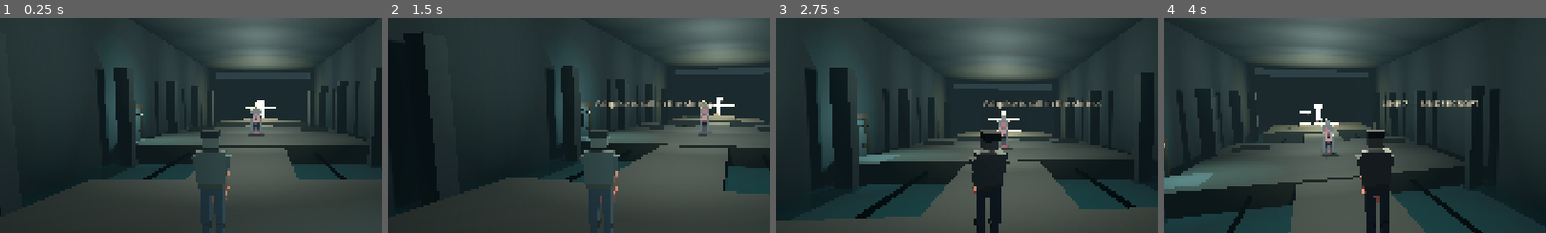
Above: before the commit, frames 1-4 (left to right).
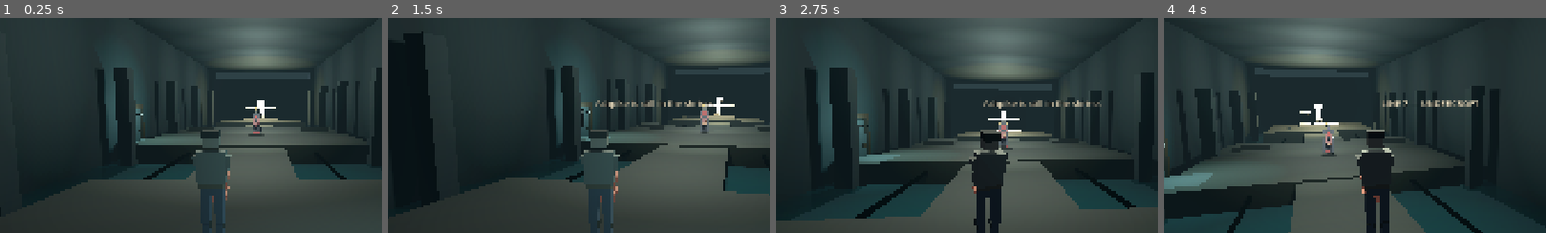
Above: after the commit, the same moments.

Repository: myat93/line7
Game: Godot game, scene res://main.tscn
Same seed, same stepped clock (60 frames per second), same inputs: the game is played once before the commit and once after it.
Inputs (mouse positions are % of the whole screen's width and height, from its top left):
- Up to frame 1 (0.25 s): no input
- Up to frame 2 (1.5 s): tap Enter at 0.5 s; move the mouse to (55, 50) at 0.52 s; hold 1 (bind_ashpike) 0.53-1.28 s; hold W (move_forward) from 0.53 s (still down); click (55, 50) at 0.67 s; tap Space (jump) at 0.77 s; move the mouse to (45, 50) at 1.27 s; tap 2 (bind_fists) at 1.35 s
- Up to frame 3 (2.75 s): keep holding W (move_forward); tap Space (jump) at 1.52 s; move the mouse to (52, 48) at 2.02 s; hold Right mouse button (heavy_attack) from 2.03 s (still down)
- Up to frame 4 (4 s): keep holding W (move_forward); move the mouse to (49, 52) at 2.77 s; release Right mouse button (heavy_attack) at 2.78 s; tap E (interact) at 2.85 s; click (49, 52) at 2.92 s; tap Space (jump) at 3.02, 3.77 s; move the mouse to (57, 51) at 3.52 s; press the mouse at (57, 51) at 3.53 s
The pictures show only the part of the screen within x 15-65%, y 21-71%; the shares and areas given below are measured in that part.

The runs differ from the first frame. In frame 1, 0.2% of the frame differs, in the area x 65-69%, y 39-53%; in frame 2, 0.2%; in frame 3, 0.2%; in frame 4, 0.2%, in the area x 41-46%, y 46-65%.

Commit message:
Wire Herald to official hollow_herald_blockout.glb and drop temp.
Swap hollow_herald.tscn and BLOCKOUT_SCENE onto Jake's official GLB.
Remove herald_blockout.glb and build_herald_blockout.py. Combat clocks,
capsule r=0.48 h=2.35, and swipe/lunge reach stay locked.

Co-authored-by: myat93 <myat93@users.noreply.github.com>

Diff:
--- a/enemies/hollow_herald/hollow_herald.gd
+++ b/enemies/hollow_herald/hollow_herald.gd
@@ -6,7 +6,7 @@
 
 enum Phase { WAIT, APPROACH, SWIPE_WIND, SWIPE, PAUSE, LUNGE_WIND, LUNGE, REST, DEAD }
 
-const BLOCKOUT_SCENE: PackedScene = preload("res://enemies/hollow_herald/herald_blockout.glb")
+const BLOCKOUT_SCENE: PackedScene = preload("res://enemies/hollow_herald/hollow_herald_blockout.glb")
 const POSE_PARTS: PackedStringArray = [
 	"Hips", "Torso", "Head", "Crown",
 	"L_UpperArm", "L_Forearm", "L_Fist",
--- a/enemies/hollow_herald/hollow_herald.tscn
+++ b/enemies/hollow_herald/hollow_herald.tscn
@@ -3,7 +3,7 @@
 [ext_resource type="Script" path="res://enemies/hollow_herald/hollow_herald.gd" id="1_hh"]
 [ext_resource type="Script" path="res://core/hitbox.gd" id="2_hit"]
 [ext_resource type="Script" path="res://core/hurtbox.gd" id="3_hurt"]
-[ext_resource type="PackedScene" path="res://enemies/hollow_herald/herald_blockout.glb" id="4_blockout"]
+[ext_resource type="PackedScene" path="res://enemies/hollow_herald/hollow_herald_blockout.glb" id="4_blockout"]
 
 [sub_resource type="CapsuleShape3D" id="CapsuleShape3D_body"]
 radius = 0.48
--- a/tools/slice_check.gd
+++ b/tools/slice_check.gd
@@ -27,8 +27,6 @@
 		"res://characters/he/build_he_blockout.py",
 		"res://enemies/hollow_herald/hollow_herald.tscn",
 		"res://enemies/hollow_herald/hollow_herald.gd",
-		"res://enemies/hollow_herald/herald_blockout.glb",
-		"res://enemies/hollow_herald/build_herald_blockout.py",
 		"res://enemies/hollow_herald/hollow_herald_blockout.glb",
 		"res://enemies/hollow_herald/build_hollow_herald_blockout.py",
 		"res://ruins/line7_undercroft/line7_undercroft.tscn",
@@ -140,8 +138,10 @@
 	if castle_src.contains("CSGBox") or castle_src.contains("CSGCylinder"):
 		failures.append("Guard camp must not be CSG greybox.")
 	var herald_text := FileAccess.get_file_as_string("res://enemies/hollow_herald/hollow_herald.tscn")
-	if not herald_text.contains("herald_blockout.glb"):
-		failures.append("hollow_herald.tscn must instance enemies/hollow_herald/herald_blockout.glb under MeshRoot.")
+	if not herald_text.contains("hollow_herald_blockout.glb"):
+		failures.append("hollow_herald.tscn must instance enemies/hollow_herald/hollow_herald_blockout.glb under MeshRoot.")
+	if herald_text.contains("res://enemies/hollow_herald/herald_blockout.glb"):
+		failures.append("hollow_herald.tscn must not instance the temp herald_blockout.glb.")
 	if not herald_text.contains("CapsuleShape3D"):
 		failures.append("Herald capsule collision/hurtbox must remain.")
 	if herald_text.contains("CapsuleMesh"):
@@ -149,6 +149,10 @@
 	if not herald_text.contains("radius = 0.48") or not herald_text.contains("height = 2.35"):
 		failures.append("Herald body capsule must stay r=0.48 h=2.35.")
 	var herald_script := FileAccess.get_file_as_string("res://enemies/hollow_herald/hollow_herald.gd")
+	if not herald_script.contains("res://enemies/hollow_herald/hollow_herald_blockout.glb"):
+		failures.append("hollow_herald.gd BLOCKOUT_SCENE must preload hollow_herald_blockout.glb.")
+	if herald_script.contains("res://enemies/hollow_herald/herald_blockout.glb"):
+		failures.append("hollow_herald.gd must not preload the temp herald_blockout.glb.")
 	if not herald_script.contains("_place_and_arm(swipe_box, Combat.HERALD_SWIPE_DAMAGE, 2.4, 1.6, 2.2)"):
 		failures.append("Herald swipe reach/width/knock must stay 2.4 / 1.6 / 2.2.")
 	if not herald_script.contains("_place_and_arm(lunge_box, Combat.HERALD_LUNGE_DAMAGE, 1.4, 0.8, 2.6)"):
@@ -157,16 +161,6 @@
 		failures.append("Herald swipe wind/active clocks must stay 1.15 / 0.38.")
 	if not herald_script.contains("_time >= 1.25") or not herald_script.contains("_time >= 0.42"):
 		failures.append("Herald lunge wind/active clocks must stay 1.25 / 0.42.")
-	var herald_glb := load("res://enemies/hollow_herald/herald_blockout.glb") as PackedScene
-	if herald_glb == null:
-		failures.append("herald_blockout.glb did not import as a PackedScene.")
-	else:
-		var herald_visual: Node = herald_glb.instantiate()
-		if herald_visual.find_child("Hips", true, false) == null or herald_visual.find_child("R_UpperArm", true, false) == null:
-			failures.append("herald_blockout.glb is missing pose joints (Hips / R_UpperArm).")
-		if herald_visual.find_child("Crown", true, false) == null:
-			failures.append("herald_blockout.glb is missing the Crown joint.")
-		herald_visual.free()
 	var official_glb := load("res://enemies/hollow_herald/hollow_herald_blockout.glb") as PackedScene
 	if official_glb == null:
 		failures.append("hollow_herald_blockout.glb did not import as a PackedScene.")
Binary file removed: enemies/hollow_herald/herald_blockout.glb
Not shown, removed: enemies/hollow_herald/herald_blockout.glb.import
Not shown, changed: README.md
Not shown, changed: enemies/hollow_herald/README.md
Not shown, removed: enemies/hollow_herald/build_herald_blockout.py
Not shown, changed: enemies/hollow_herald/build_hollow_herald_blockout.py
